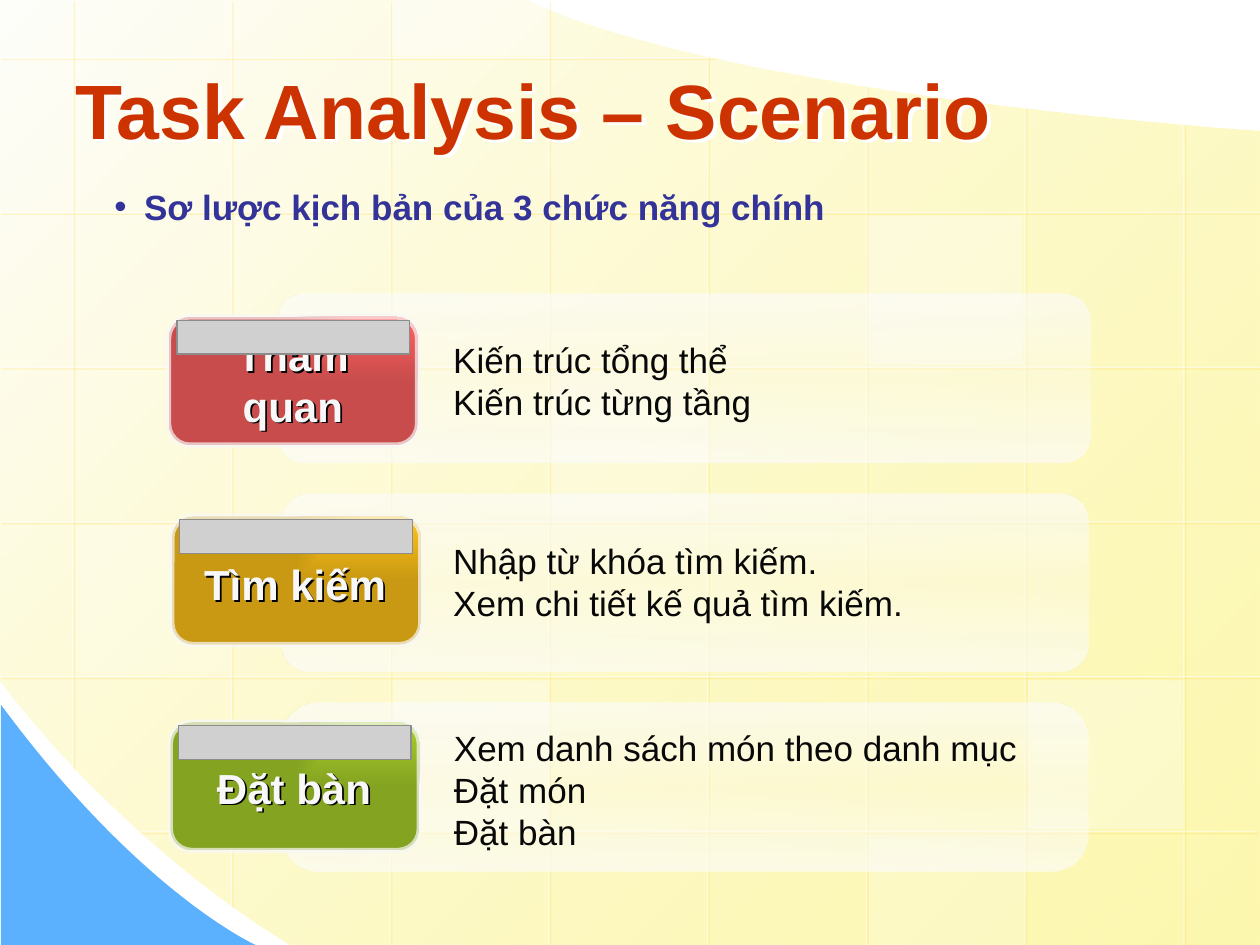
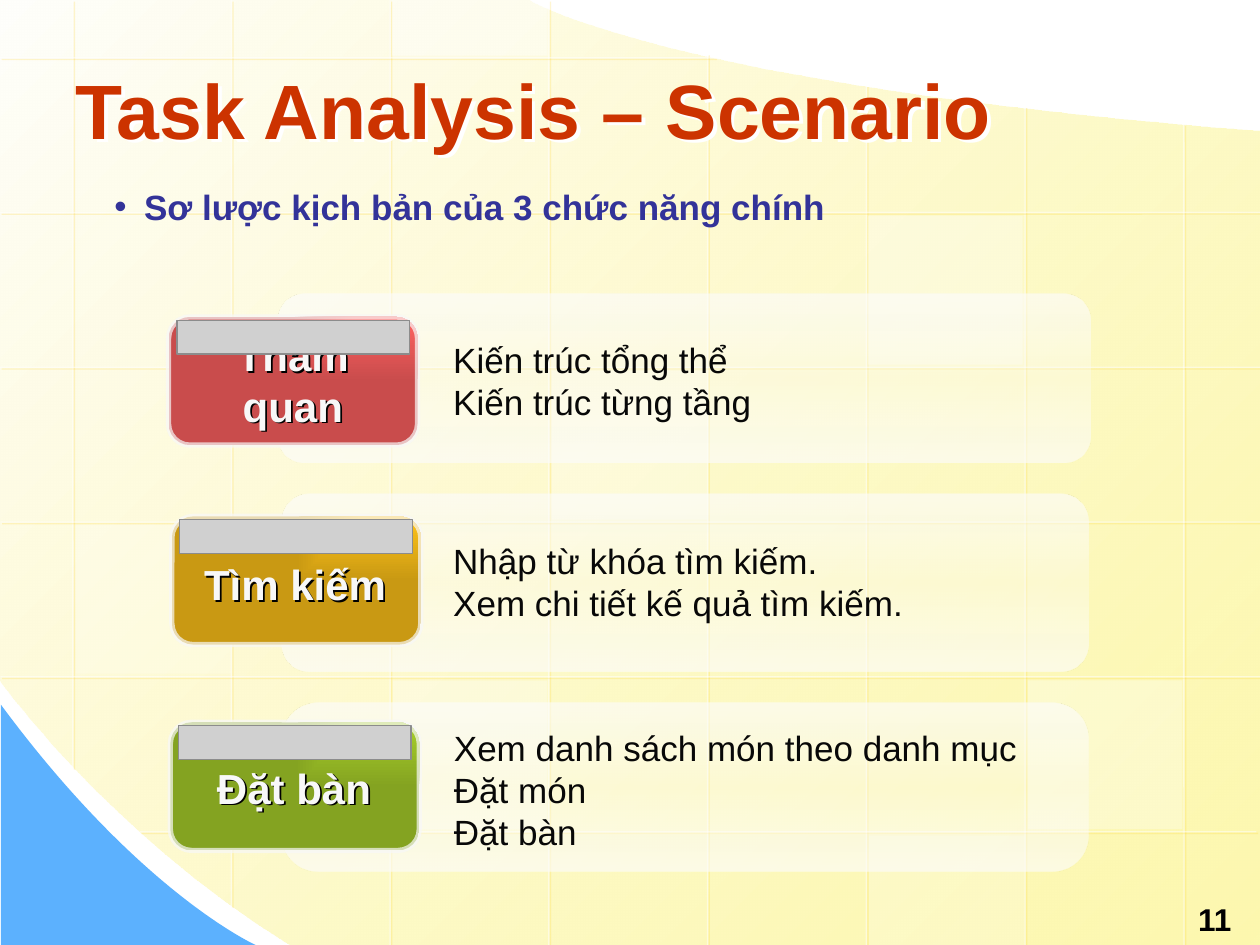
Before and after one commit to wycon/tkgd2008, a slide deck: slide 11 of PA4/4. Slide/WARM.pptx. Drawn at 1260x945 pixels with LibreOffice and Linux fonts; fonts in the diff are those of the drawing; grey boxes stand for pictures; background and template pictures are left out. Boxes give left, top, right and bottom in pixels: in the first picture for what was removed or moved away, otherwise in the second. Text is boxed around its words. In the diff, an @@ line names an element or a change of style, - is before the commit and + after.

```diff
--- a/PA4/4. Slide/WARM.pptx
+++ b/PA4/4. Slide/WARM.pptx
@@ text added at bbox=[1198, 909, 1231, 931], 18 pt, text #000000, bold @@
+11
```
Also in this commit, not shown: 15 other slides changed, 1 other file.
